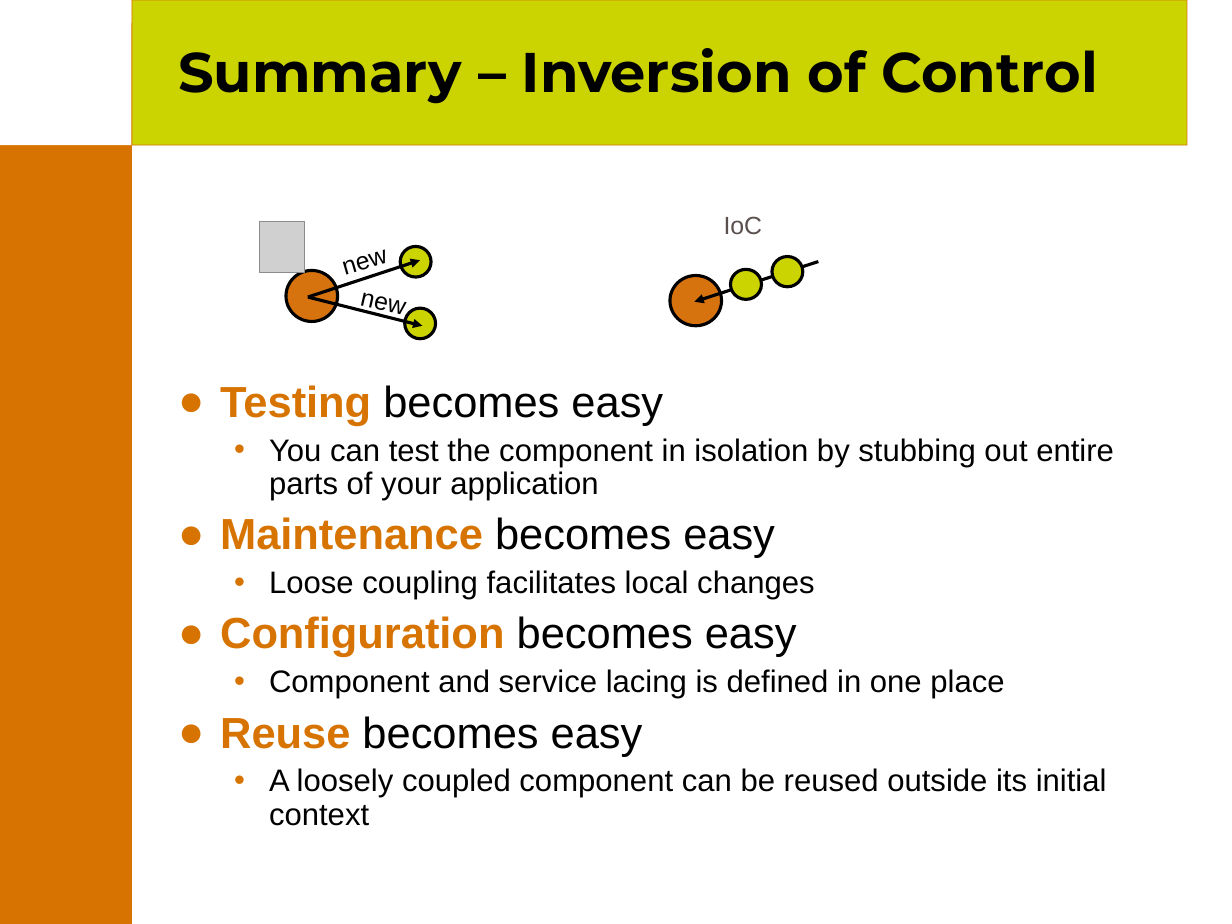
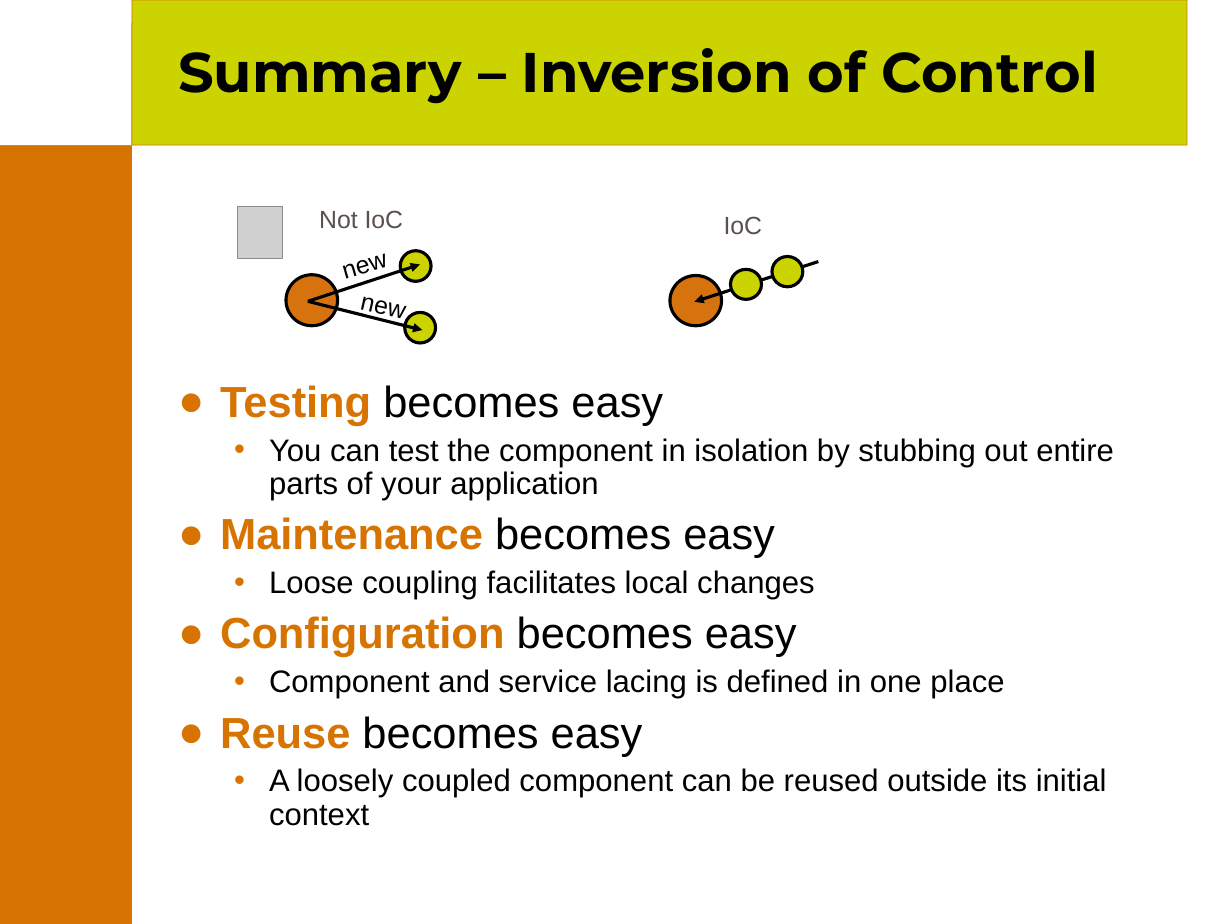
Before and after one commit to joehni/PicoContainer1-CVS, a slide deck: slide 23 of site/presentations/PicoContainer.ppt. Drawn at 1232x924 pixels with LibreOffice and Linux fonts; fonts in the diff are those of the drawing; grey boxes stand for pictures; background and template pictures are left out. Boxes give left, top, right and bottom in pixels: in the first picture for what was removed or moved away, otherwise in the second. Text is boxed around its words. In the diff, an @@ line names an element or a change of style, - is before the commit and + after.

```diff
--- a/site/presentations/PicoContainer.ppt
+++ b/site/presentations/PicoContainer.ppt
@@ picture: place and size @@
-picture at [259,221,304,273]
+picture at [238,207,283,258]
@@ text added at [319,210,404,229], 16 pt, text #5A514E @@
+Not IoC
@@ 3 ellipses, 2 texts, 2 arrows: place and size @@
-3 ellipses, 2 texts, 2 arrows at [286,246,436,339]
+3 ellipses, 2 texts, 2 arrows at [286,250,436,343]
```
Also in this commit, not shown: 14 other slides changed, 1 slide added, 3 slides removed.
